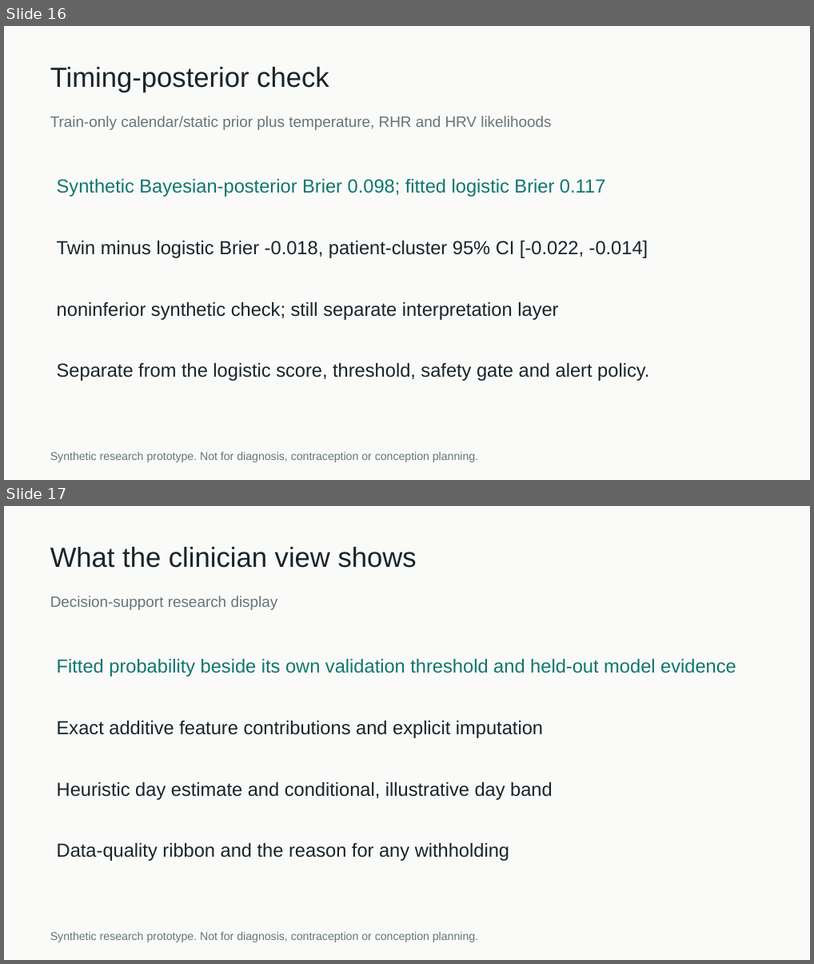
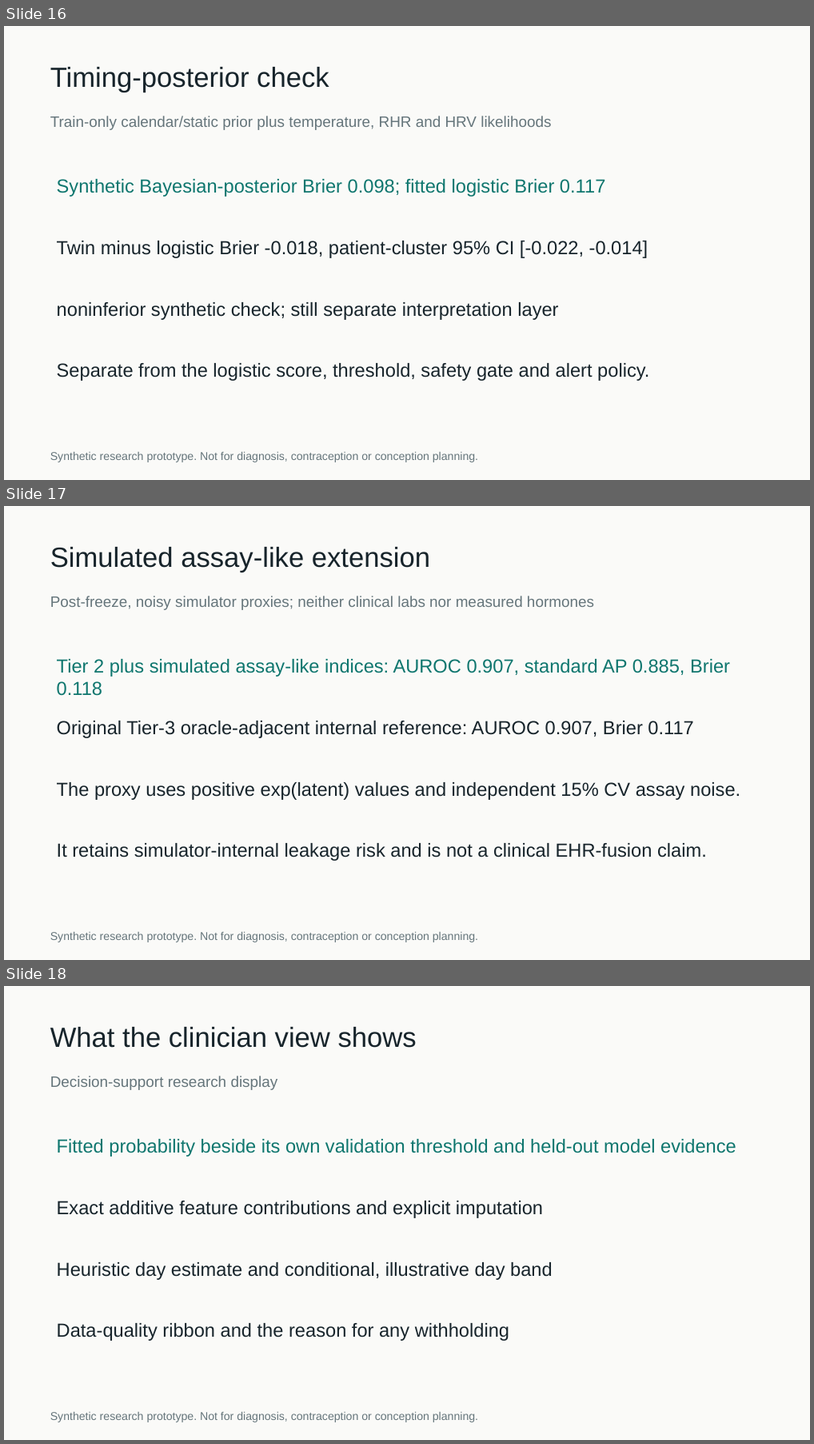
Before and after one commit to kushagragupta2005/CycleTwin_VIT, a slide deck: deliverables/CycleTwin_pitch_deck.pptx. Shown one above the other, each under a label of ours: slides 16 and 17 before the commit, slides 16, 17 and 18 after it. The pictures are 814x964 and 814x1444 pixels, drawn with LibreOffice and Linux fonts; fonts in the diff are those of the drawing. Boxes give left, top, right and bottom in pixels: in the first picture for what was removed or moved away, otherwise in the second. Text is boxed around its words. In the diff, an @@ line names an element or a change of style, - is before the commit and + after.

Commit message:
Add simulated assay-like extension (B6)

```diff
--- a/deliverables/CycleTwin_pitch_deck.pptx
+++ b/deliverables/CycleTwin_pitch_deck.pptx
@@ slide 17 added at box(4, 506, 810, 960), background #FAFAF8 @@
@@ text added at box(50, 547, 430, 572), 33 pt, text #17242B @@
+Simulated assay-like extension
@@ text added at box(50, 596, 594, 610), 18 pt, text #65757B @@
+Post-freeze, noisy simulator proxies; neither clinical labs nor measured hormones
@@ text added at box(57, 659, 730, 696), 22.5 pt, text #0E766E @@
+Tier 2 plus simulated assay-like indices: AUROC 0.907, standard AP 0.885, Brier 0.118
@@ text added at box(57, 720, 694, 738), 22.5 pt, text #17242B @@
+Original Tier-3 oracle-adjacent internal reference: AUROC 0.907, Brier 0.117
@@ text added at box(57, 782, 741, 800), 22.5 pt, text #17242B @@
+The proxy uses positive exp(latent) values and independent 15% CV assay noise.
@@ text added at box(57, 843, 707, 860), 22.5 pt, text #17242B @@
+It retains simulator-internal leakage risk and is not a clinical EHR-fusion claim.
@@ text added at box(50, 932, 478, 942), 13.5 pt, text #65757B @@
+Synthetic research prototype. Not for diagnosis, contraception or conception planning.
@@ what was slide 17 is now slide 18 @@
```
Also in this commit, not shown: 17 other files.
